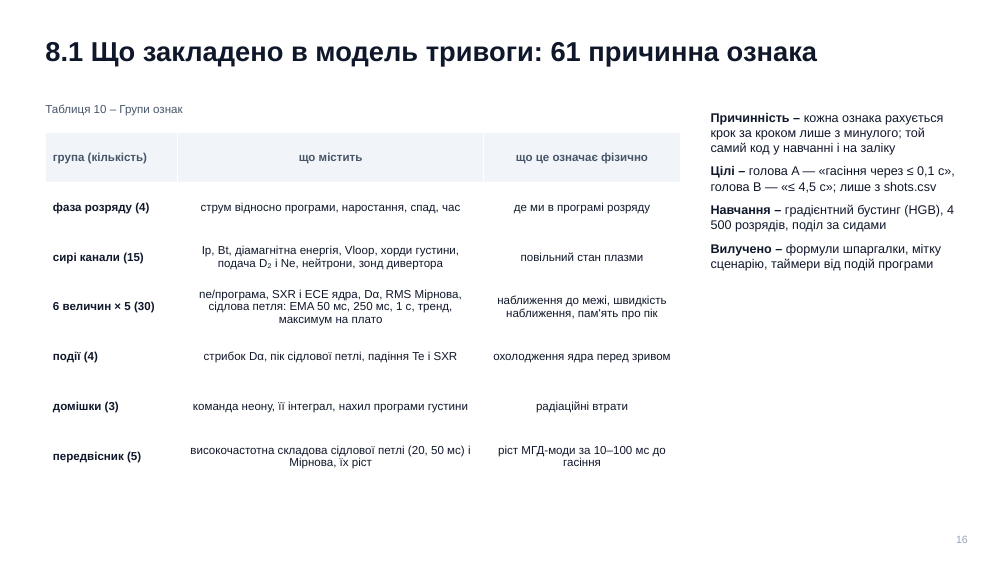
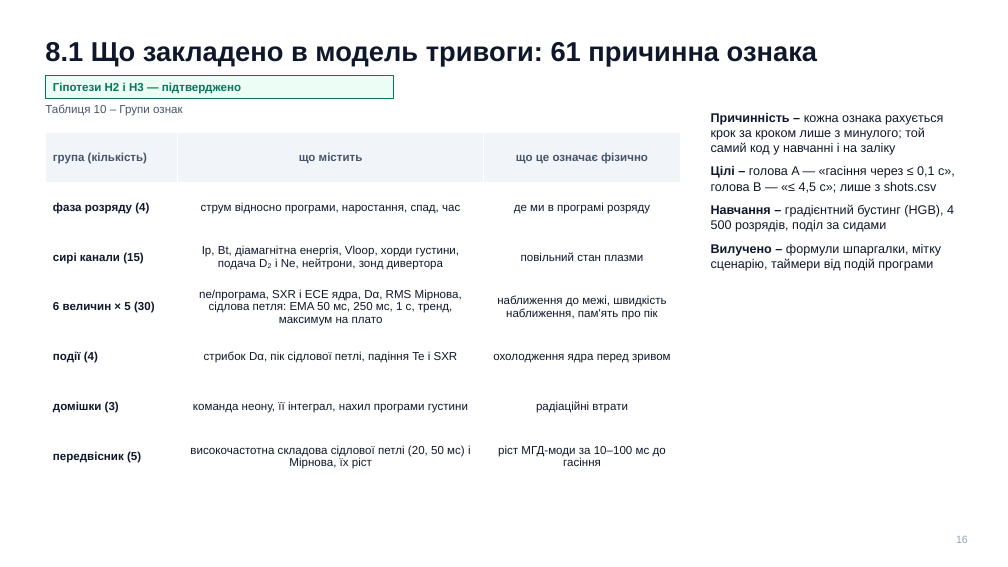
Before and after one commit to llllenah/plasma-disruption-prediction, a slide deck: slide 16 of docs/presentation.pptx. Drawn at 1008x567 pixels with LibreOffice and Linux fonts; fonts in the diff are those of the drawing. Boxes give left, top, right and bottom in pixels: in the first picture for what was removed or moved away, otherwise in the second. Text is boxed around its words. In the diff, an @@ line names an element or a change of style, - is before the commit and + after.

```diff
--- a/docs/presentation.pptx
+++ b/docs/presentation.pptx
@@ rectangle added at [45, 76, 393, 98], fill #ECFDF5, outline #047857 0.75 pt @@
@@ text added at [53, 82, 241, 94], 11 pt, text #047857, bold @@
+Гіпотези H2 і H3 — підтверджено
```
Also in this commit, not shown: 7 other slides changed, 1 other file.
